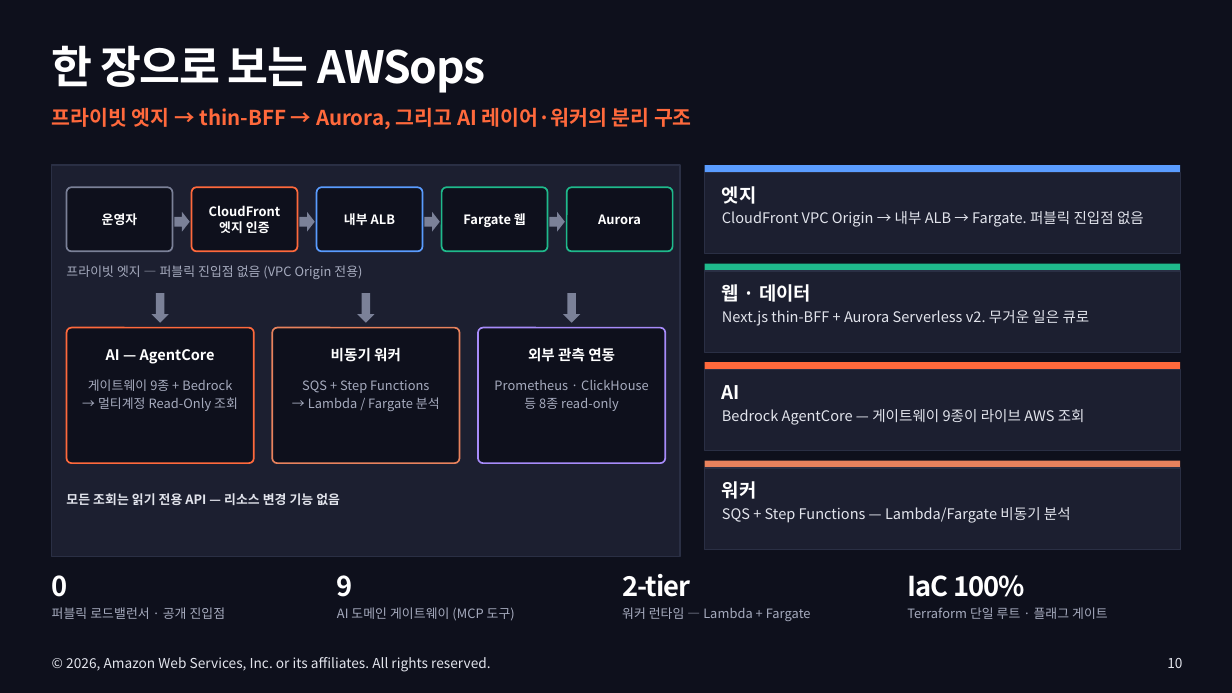
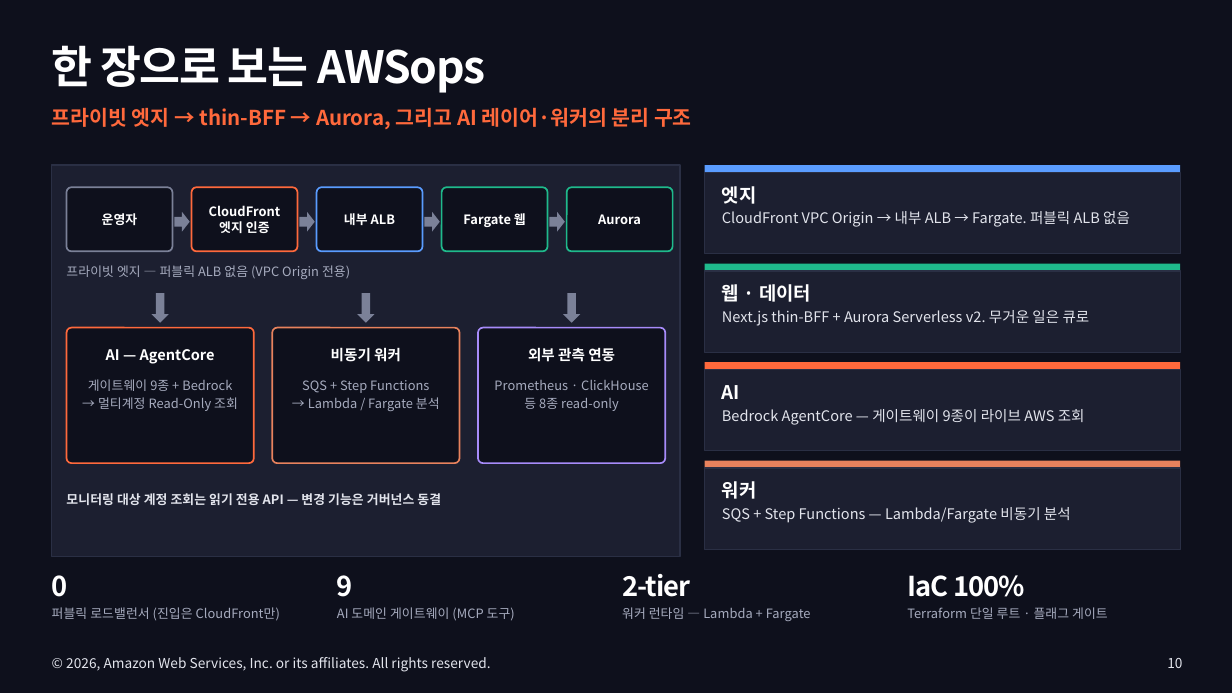
Before and after one commit to Atom-oh/awsops, a slide deck: slide 10 of docs-site/static/presentation/awsops-intro/awsops-intro.pptx. Drawn at 1232x693 pixels with LibreOffice and Linux fonts; fonts in the diff are those of the drawing. Boxes give left, top, right and bottom in pixels: in the first picture for what was removed or moved away, otherwise in the second. Text is boxed around its words. In the diff, an @@ line names an element or a change of style, - is before the commit and + after.

```diff
--- a/docs-site/static/presentation/awsops-intro/awsops-intro.pptx
+++ b/docs-site/static/presentation/awsops-intro/awsops-intro.pptx
@@ text at [722, 211, 1130, 227]: text changed @@
-CloudFront VPC Origin → 내부 ALB → Fargate. 퍼블릭 진입점 없음
+CloudFront VPC Origin → 내부 ALB → Fargate. 퍼블릭 ALB 없음
@@ text at [66, 265, 350, 279]: text changed @@
-프라이빗 엣지 — 퍼블릭 진입점 없음 (VPC Origin 전용)
+프라이빗 엣지 — 퍼블릭 ALB 없음 (VPC Origin 전용)
@@ text at [66, 493, 441, 505]: text changed @@
-모든 조회는 읽기 전용 API — 리소스 변경 기능 없음
+모니터링 대상 계정 조회는 읽기 전용 API — 변경 기능은 거버넌스 동결
@@ text at [52, 607, 280, 621]: text changed @@
-퍼블릭 로드밸런서 · 공개 진입점
+퍼블릭 로드밸런서 (진입은 CloudFront만)
```
Also in this commit, not shown: 7 other slides changed, 5 other files.
